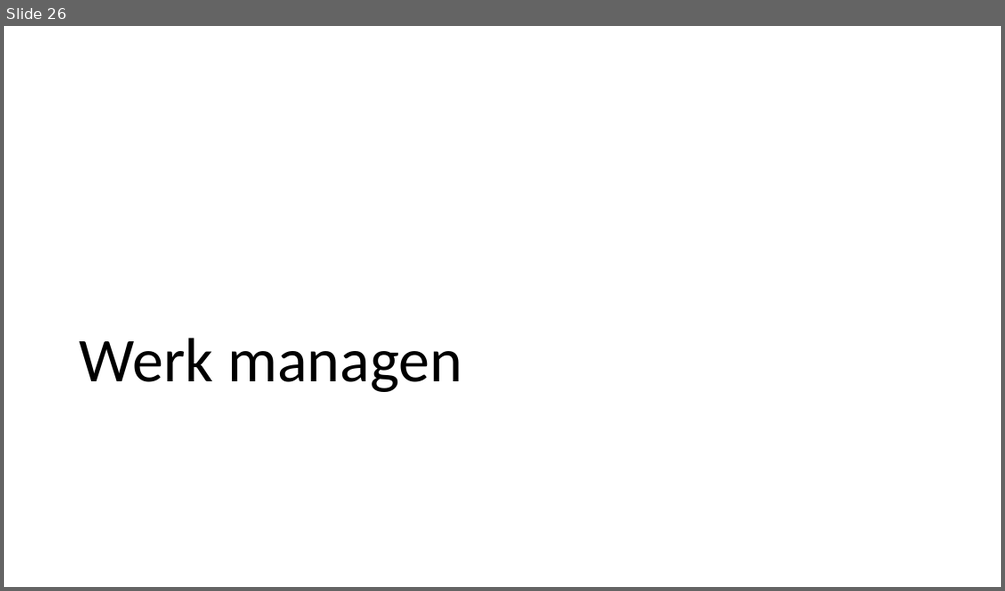
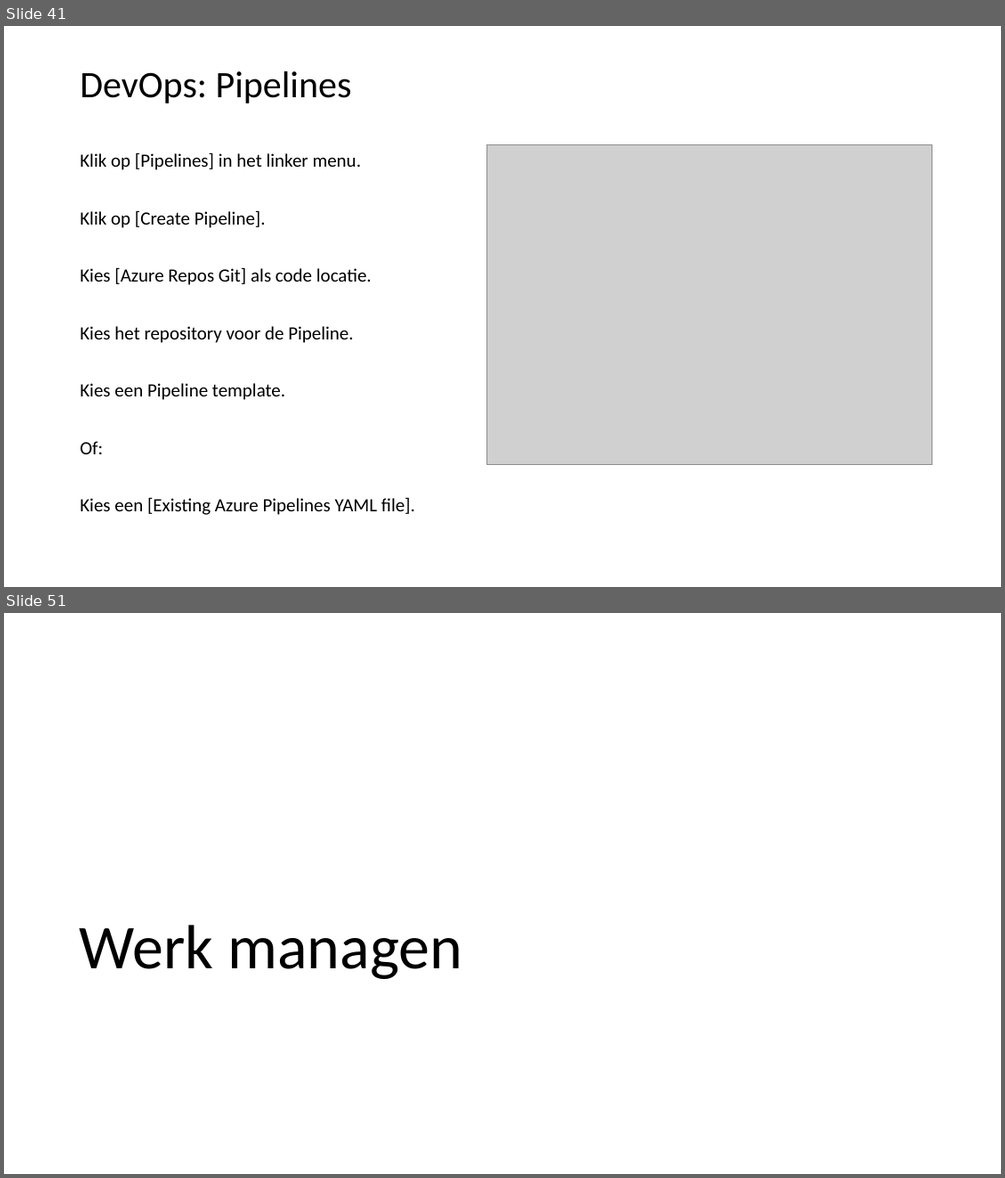
Before and after one commit to LFKoning/knowledge-sharing, a slide deck: git_course/2_collaboration/git_collaboration.pptx. Shown one above the other, each under a label of ours: slide 26 before the commit, slides 41 and 51 after it; the slides between them are not shown. The pictures are 1005x591 and 1005x1178 pixels, drawn with LibreOffice and Linux fonts; fonts in the diff are those of the drawing; grey boxes stand for pictures. Boxes give left, top, right and bottom in pixels: in the first picture for what was removed or moved away, otherwise in the second. Text is boxed around its words. In the diff, an @@ line names an element or a change of style, - is before the commit and + after.

Commit message:
Update git part 2 slides and pipelines

```diff
--- a/git_course/2_collaboration/git_collaboration.pptx
+++ b/git_course/2_collaboration/git_collaboration.pptx
@@ slide 41 added at [4,26,1001,587], background #FFFFFF @@
@@ title added at [80,71,352,103], 36 pt, text #000000 @@
+DevOps: Pipelines
@@ text added at [80,152,415,515], 18 pt, text #000000 @@
+Klik op [Pipelines] in het linker menu.
+Klik op [Create Pipeline].
+Kies [Azure Repos Git] als code locatie.
+Kies het repository voor de Pipeline.
+Kies een Pipeline template.
+Of:
+Kies een [Existing Azure Pipelines YAML file].
@@ picture added at [487,145,932,464] @@
@@ what was slide 26 is now slide 51 @@
```
Also in this commit, not shown: 2 slides changed, 24 other slides added, 2 other files.
